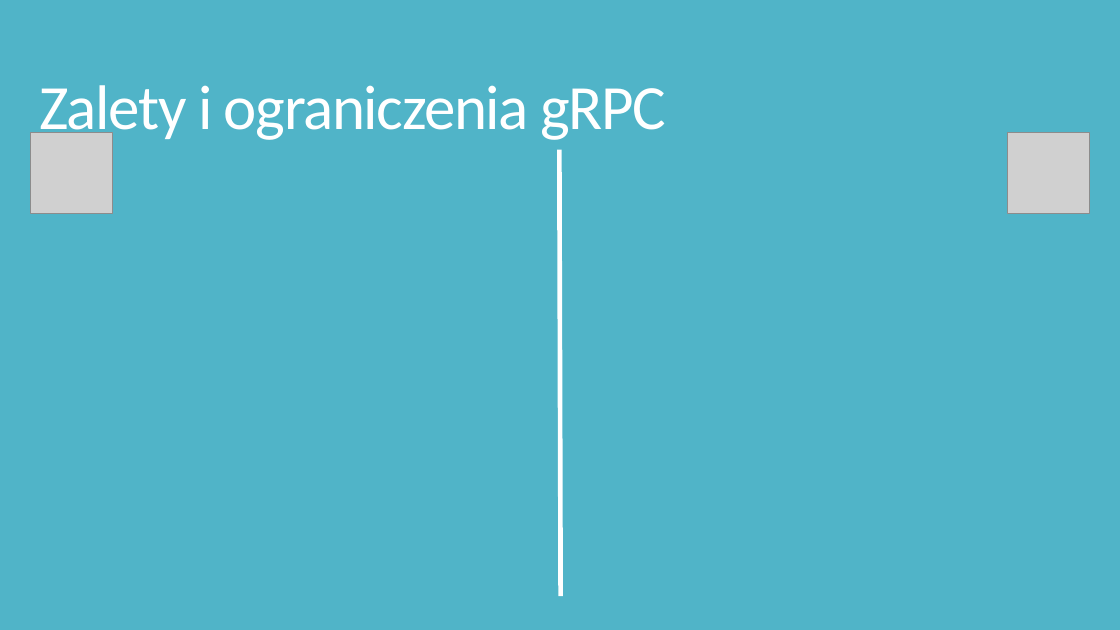
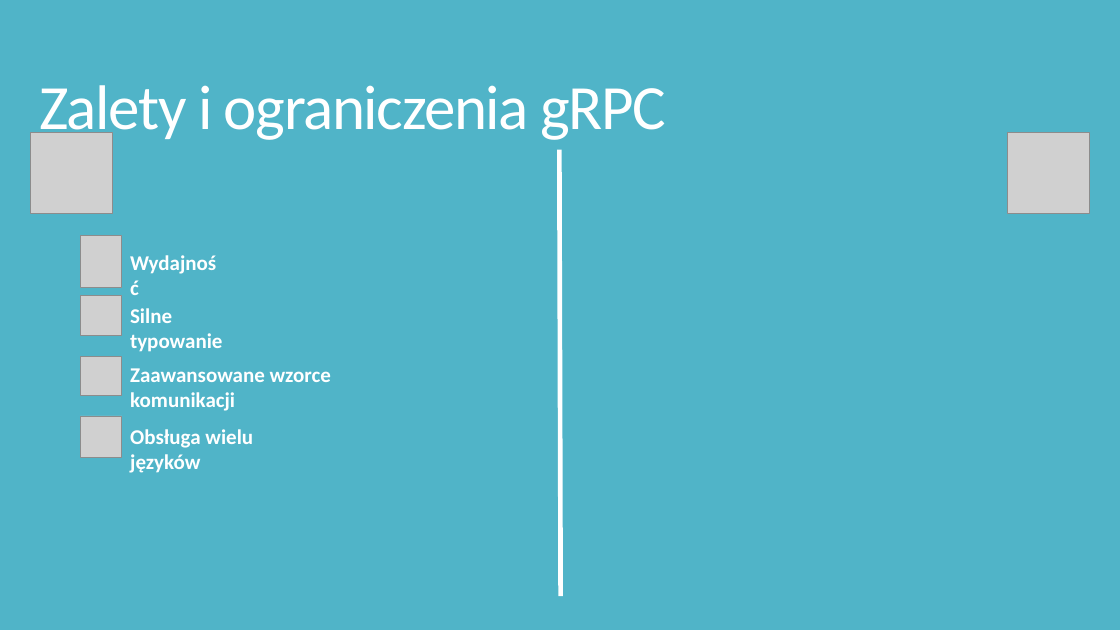
Before and after one commit to lglowinski/PlayingWithGrpc, a slide deck: slide 41 of grpcPrezentacja/gRPCwNET.pptx. Drawn at 1120x630 pixels with LibreOffice and Linux fonts; fonts in the diff are those of the drawing; grey boxes stand for pictures. Boxes give left, top, right and bottom in pixels: in the first picture for what was removed or moved away, otherwise in the second. Text is boxed around its words. In the diff, an @@ line names an element or a change of style, - is before the commit and + after.

Commit message:
Modified presentation

```diff
--- a/grpcPrezentacja/gRPCwNET.pptx
+++ b/grpcPrezentacja/gRPCwNET.pptx
@@ picture added at (x1=81, y1=235, x2=122, y2=288) @@
@@ text added at (x1=122, y1=245, x2=231, y2=279), 18 pt, text #FFFFFF, bold @@
+Wydajność
@@ picture added at (x1=81, y1=296, x2=122, y2=336) @@
@@ text added at (x1=130, y1=308, x2=222, y2=352), 18 pt, text #FFFFFF, bold @@
+Silne typowanie
@@ picture added at (x1=81, y1=357, x2=122, y2=396) @@
@@ text added at (x1=130, y1=368, x2=331, y2=411), 18 pt, text #FFFFFF, bold @@
+Zaawansowane wzorce komunikacji
@@ picture added at (x1=81, y1=416, x2=122, y2=457) @@
@@ text added at (x1=130, y1=429, x2=253, y2=473), 18 pt, text #FFFFFF, bold @@
+Obsługa wielu języków
```
Also in this commit, not shown: 2 slides added, 1 slide removed, 7 other files.
